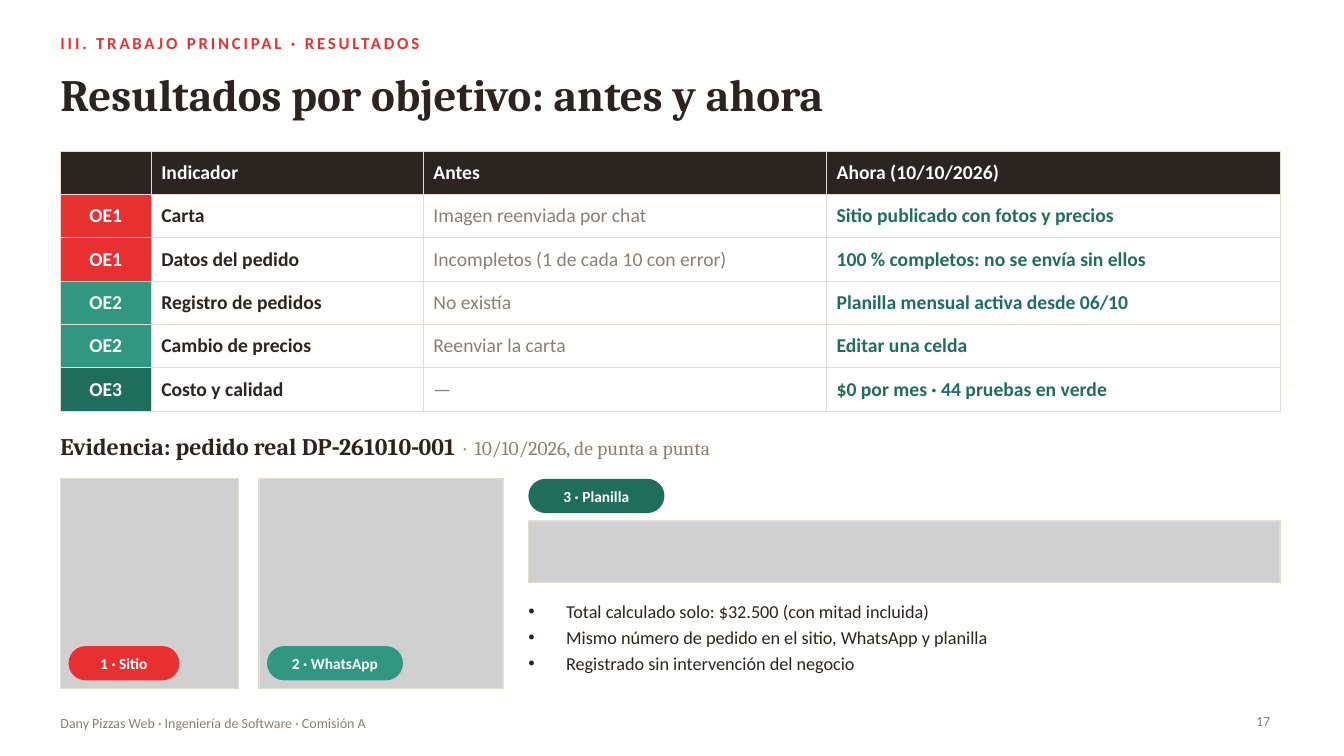
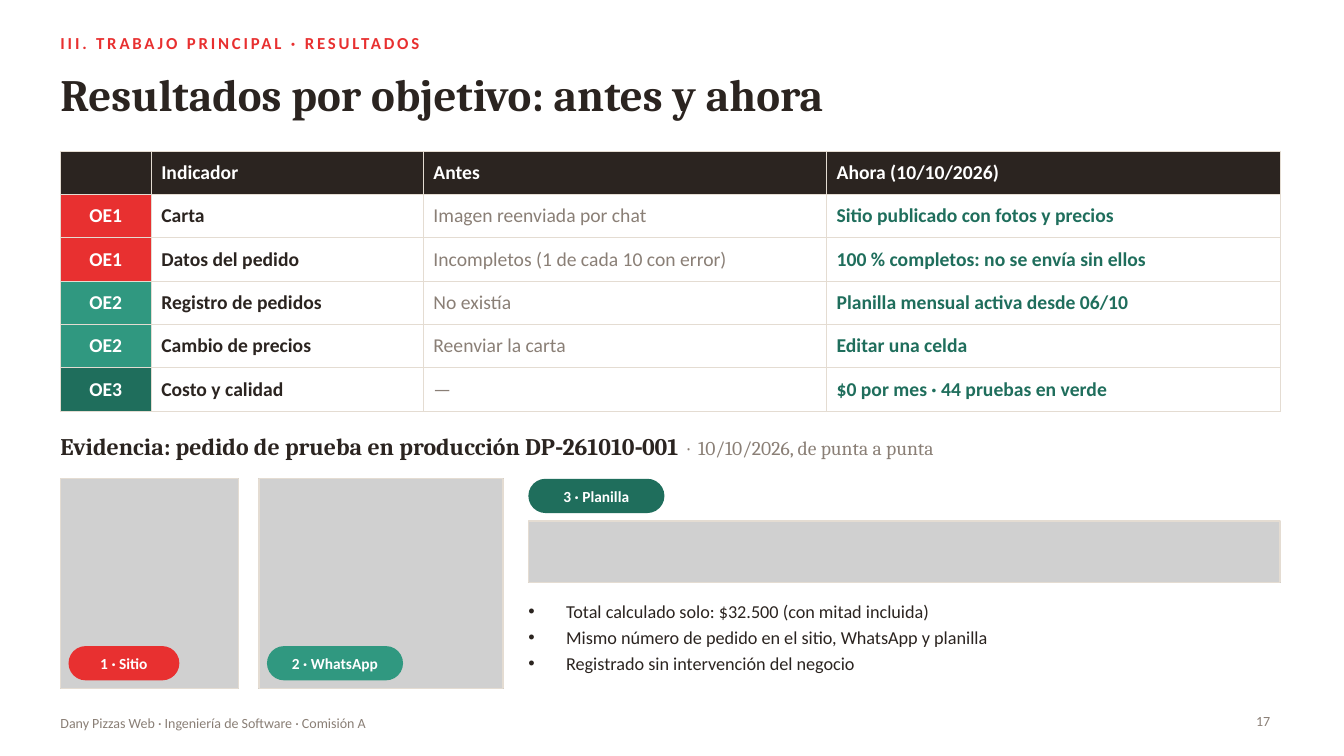
Before and after one commit to CastroMaximo/DanyPizzas, a slide deck: slide 17 of docs/presentacion/DanyPizzas_Presentacion.pptx. Drawn at 1344x756 pixels with LibreOffice and Linux fonts; fonts in the diff are those of the drawing; grey boxes stand for pictures. Boxes give left, top, right and bottom in pixels: in the first picture for what was removed or moved away, otherwise in the second. Text is boxed around its words. In the diff, an @@ line names an element or a change of style, - is before the commit and + after.

```diff
--- a/docs/presentacion/DanyPizzas_Presentacion.pptx
+++ b/docs/presentacion/DanyPizzas_Presentacion.pptx
@@ text at bbox=[60, 438, 933, 460]: text changed @@
-Evidencia: pedido real DP‑261010‑001 · 10/10/2026, de punta a punta
+Evidencia: pedido de prueba en producción DP‑261010‑001 · 10/10/2026, de punta a punta
```
Also in this commit, not shown: 2 other slides changed, 2 other files.
